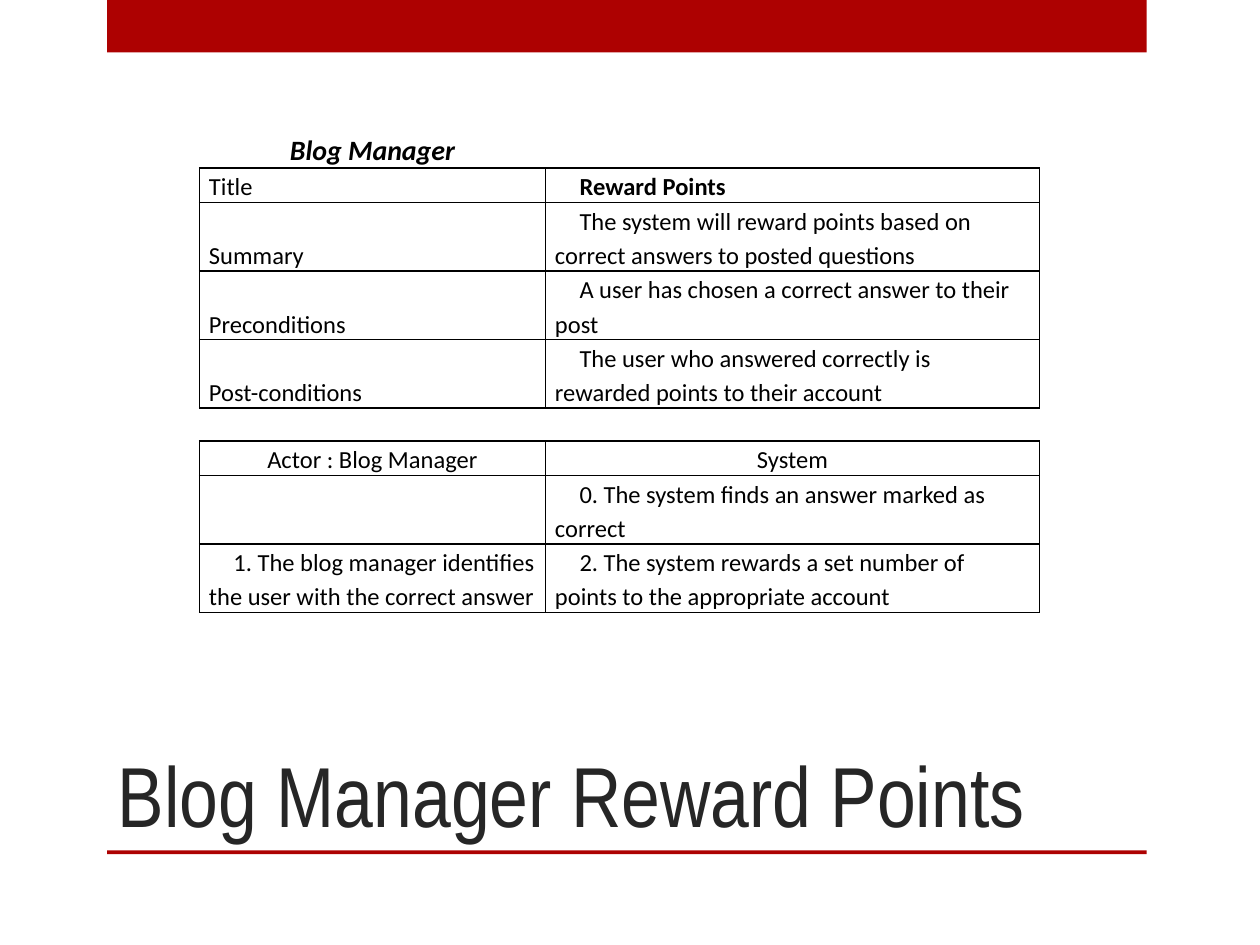
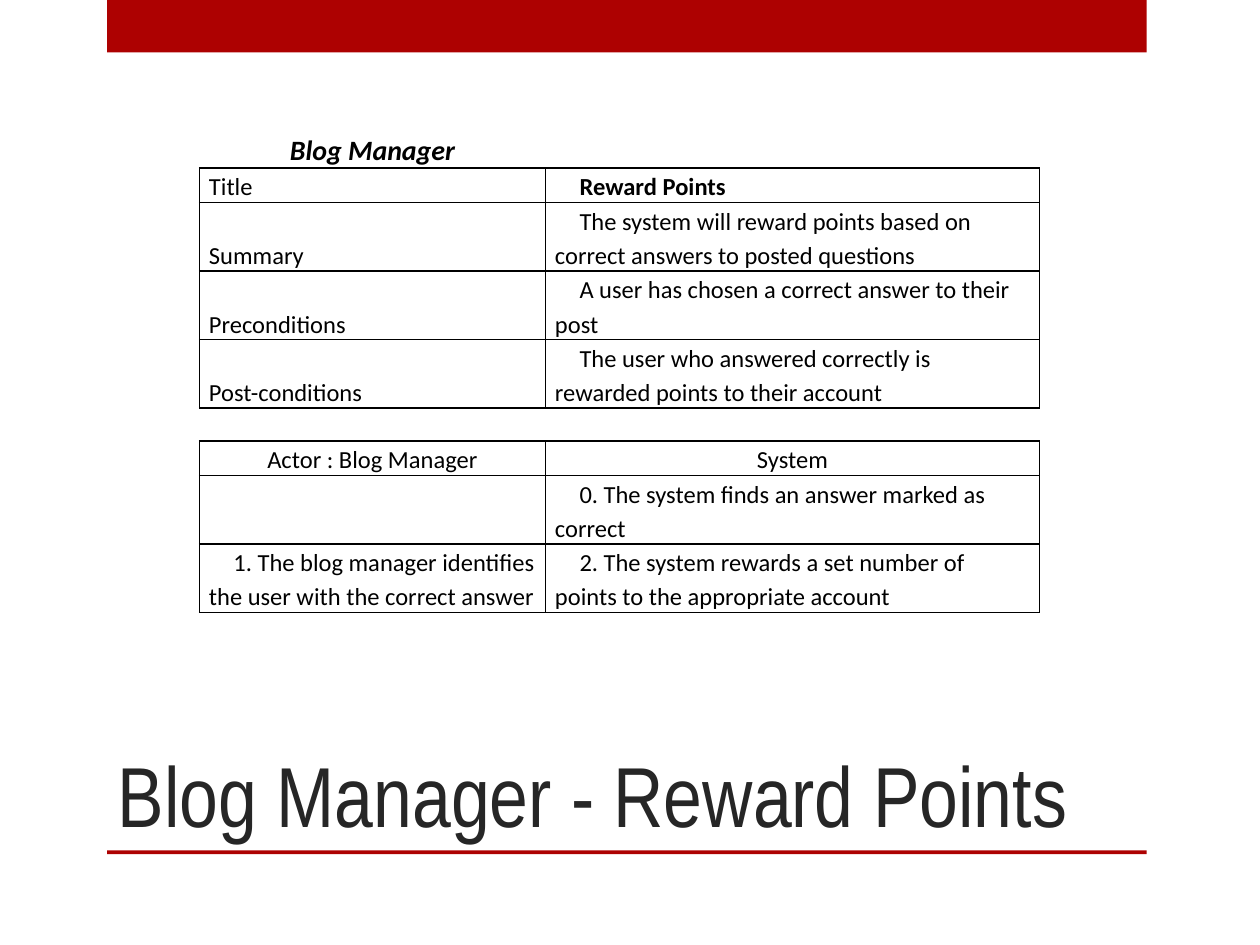
Before and after one commit to patrickbraud/CapstoneProject, a slide deck: slide 8 of Proposal/Design/Design_Presentation.pptx. Drawn at 1260x945 pixels with LibreOffice and Linux fonts; fonts in the diff are those of the drawing; background and template pictures are left out. Boxes give left, top, right and bottom in pixels: in the first picture for what was removed or moved away, otherwise in the second. Text is boxed around its words. In the diff, an @@ line names an element or a change of style, - is before the commit and + after.

```diff
--- a/Proposal/Design/Design_Presentation.pptx
+++ b/Proposal/Design/Design_Presentation.pptx
@@ title at <box>118,765,1067,842</box>: text changed @@
-Blog Manager Reward Points
+Blog Manager - Reward Points
```
Also in this commit, not shown: 1 other slide changed, 10 slides added, 1 slide removed, 1 other file.
